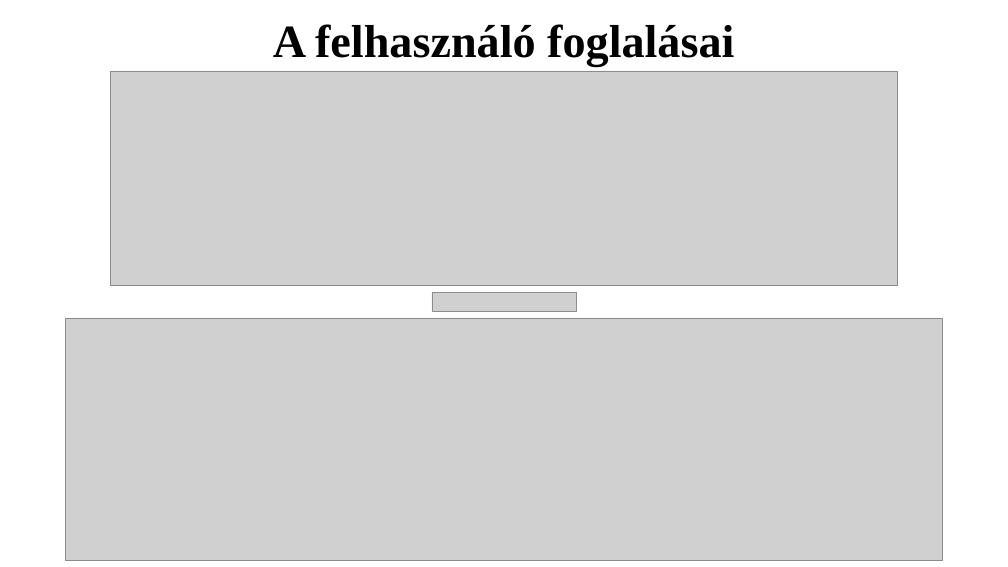
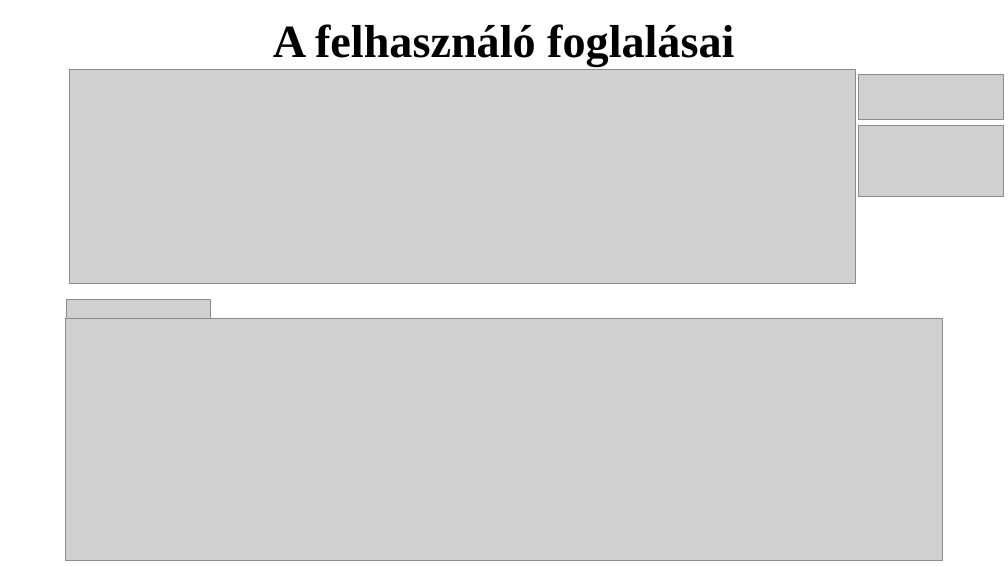
Before and after one commit to K0RN3L07/ParKing, a slide deck: slide 19 of Dokumentumok/ParKing-prezentacio.pptx (slide 18 before the commit). Drawn at 1008x567 pixels with LibreOffice and Linux fonts; fonts in the diff are those of the drawing; grey boxes stand for pictures. Boxes give left, top, right and bottom in pixels: in the first picture for what was removed or moved away, otherwise in the second. Text is boxed around its words. In the diff, an @@ line names an element or a change of style, - is before the commit and + after.

```diff
--- a/Dokumentumok/ParKing-prezentacio.pptx
+++ b/Dokumentumok/ParKing-prezentacio.pptx
@@ picture: place and size @@
-picture at box(111, 71, 898, 286)
+picture at box(70, 69, 856, 284)
@@ picture added at box(859, 74, 1003, 119) @@
@@ picture added at box(859, 126, 1003, 196) @@
@@ picture: place and size @@
-picture at box(432, 293, 576, 312)
+picture at box(67, 300, 211, 319)
```
Also in this commit, not shown: 4 other slides changed, 6 slides added, 5 slides removed.
